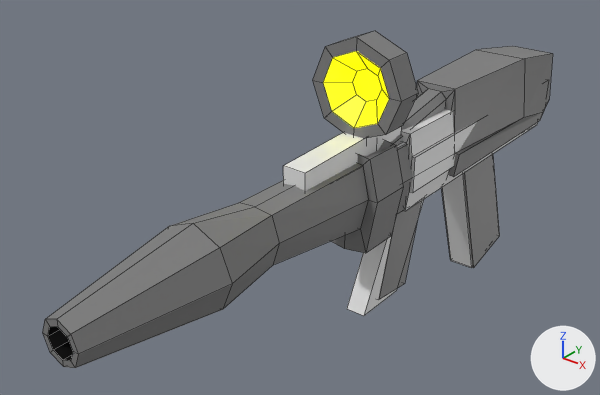
The Blender file Res/Weapons.blend, before and after one commit.
Rendered twice from a 50 mm camera at (2.37, -4.25, 2.28) aimed at (-0.31, -0.9, 0.2). Arrows for +X, +Y and +Z are at lower right; the lights stay in place. The older version comes first. Mesh edges are drawn as thin lines.

Names of what the first picture shows: 'BeamRifle', 'SolidRifle'.
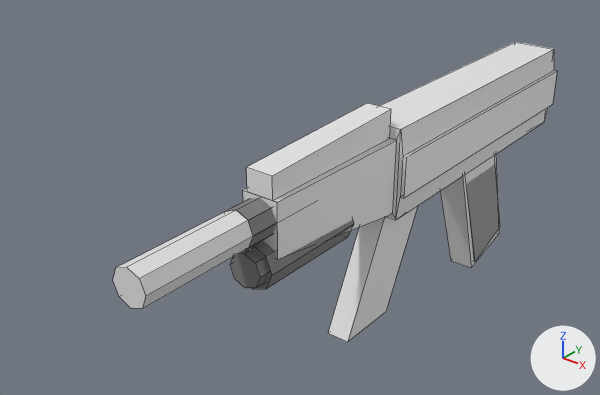
Boxes (x1, y1, x2, y2) around the edits, measured in the pictures (600 x 395 px; the box of a moved part takes in the faces that stretch with it):
'BeamRifle', hidden
    before: (43, 31, 553, 368)
'SolidRifle', reshaped
    before: (283, 109, 538, 316)
    after: (113, 42, 557, 342)
'Shotgun', shown
    after: (225, 164, 500, 289)
part 1 of me_cube_013, moved or reshaped
    before: (347, 199, 424, 316)
    after: (328, 206, 417, 342)
part 2 of me_cube_013, moved or reshaped (not visible before)
    after: (113, 211, 253, 309)
part 3 of me_cube_013, moved or reshaped
    before: (283, 109, 538, 268)
    after: (243, 42, 557, 268)

The edits, one by one:
me_cube_013 is used by ob_solidrifle; location (0.0, 0.322, -0.107).
me_cube_013 had 72 vertices, 61 faces and spanned x -0.17..0.17, y -2.37..1.04, z -0.7..0.76.
me_cube_013 now has 72 vertices, 61 faces and spans x -0.2..0.19, y -2.74..1.11, z -0.7..0.84.
me_cube_013 part 1: the loose piece of 8 vertices spanning x -0.06..0.06, y -1.08..-0.43, z -0.42..0.18 is scaled about its middle by 1.14, then moved by (0.0, -0.13, -0.04).
me_cube_013 part 2: the loose piece of 16 vertices spanning x -0.09..0.09, y -2.37..-1.65, z 0.42..0.6 is scaled about its middle by 1.14, then moved by (0.0, -0.31, 0.05).
me_cube_013 part 3: 44 of 72 vertices moved; they spanned x -0.17..0.17, y -1.66..1.04, z 0.18..0.76 and now span x -0.2..0.19, y -1.92..1.11, z 0.19..0.84; mean shift (0.0, -0.09, 0.04); largest move (0.07, -1.66, 0.72) -> (0.08, -1.92, 0.8).
Object 'BeamRifle' (ob_beamrifle) is now hidden.
Object 'Shotgun' (ob_shotgun) is now shown.
